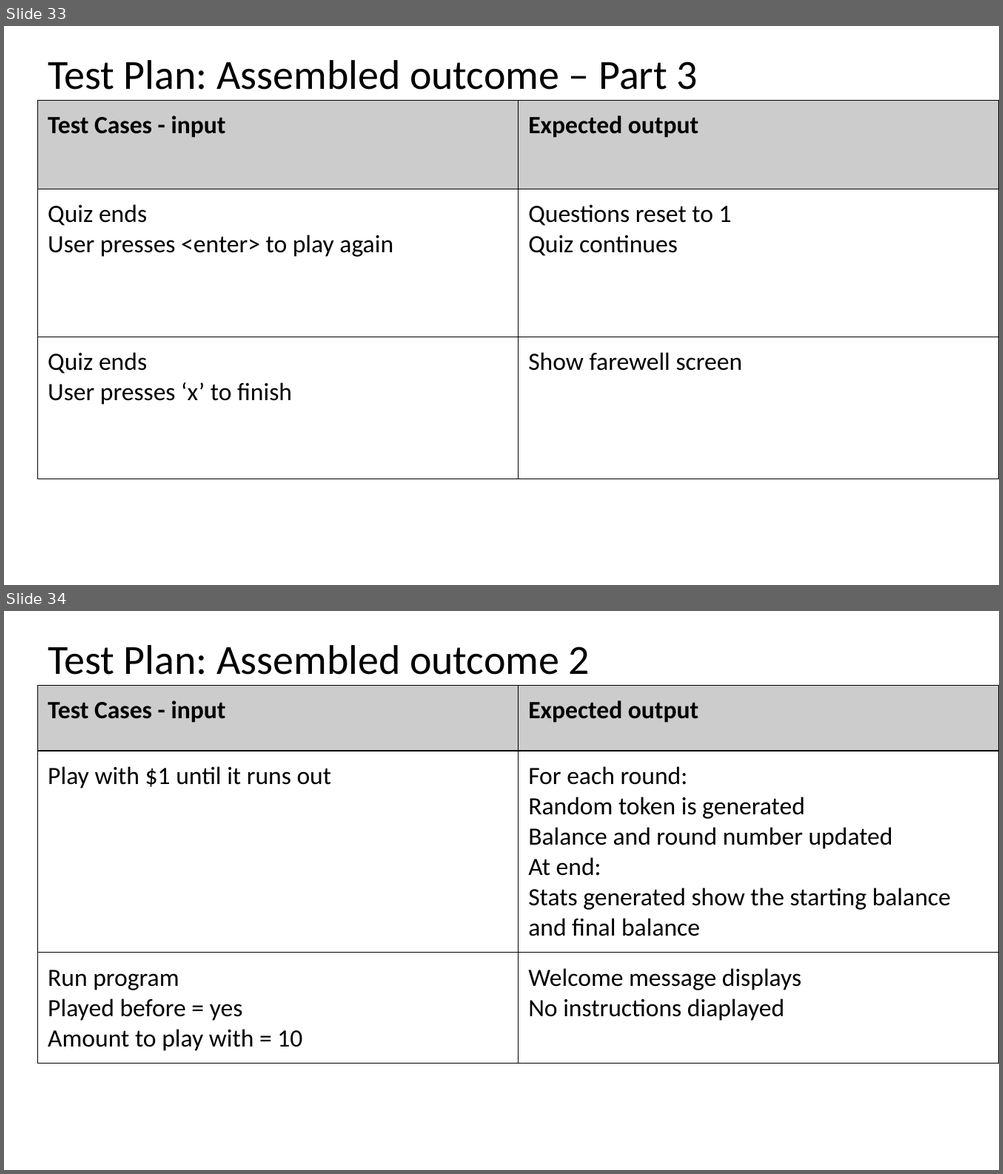
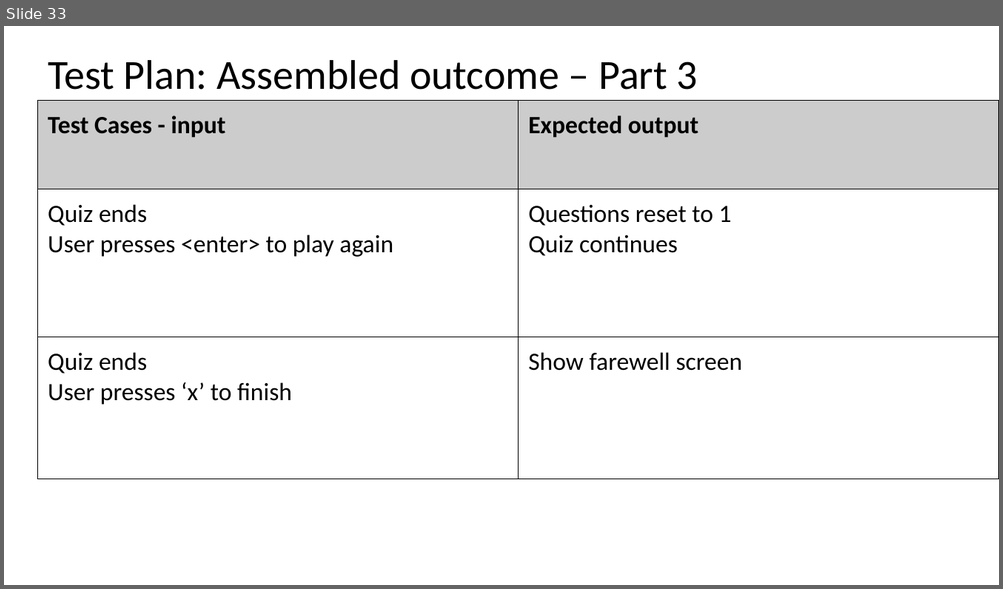
Before and after one commit to MOLLY-S1/Assessment, a slide deck: AS91883(1.7) & AS91884(1.8) Documentation.pptx. Shown one above the other, each under a label of ours: slides 33 and 34 before the commit, slide 33 after it. The pictures are 1003x1174 and 1003x589 pixels, drawn with LibreOffice and Linux fonts; fonts in the diff are those of the drawing. Boxes give left, top, right and bottom in pixels: in the first picture for what was removed or moved away, otherwise in the second. Text is boxed around its words. In the diff, an @@ line names an element or a change of style, - is before the commit and + after.

```diff
--- a/AS91883(1.7) & AS91884(1.8) Documentation.pptx
+++ b/AS91883(1.7) & AS91884(1.8) Documentation.pptx
@@ slide 34 removed at <box>4,611,999,1170</box>, background #FFFFFF @@
@@ title removed at <box>48,645,589,675</box> @@
-Test Plan: Assembled outcome 2
@@ table removed at <box>37,686,999,1059</box>, 3 rows, 2 columns @@
-Test Cases - input | Expected output
-Play with $1 until it runs out | For each round: / Random token is generated / Balance and round number updated / At end: / Stats generated show the starting balance and final balance
-Run program / Played before = yes / Amount to play with = 10 | Welcome message displays / No instructions diaplayed
```
Also in this commit, not shown: 3 slides changed, 1 other slide removed, 1 other file.
